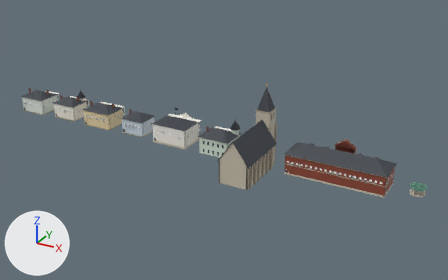
A saved change to the glTF model public/models/buildings/kamome.glb.
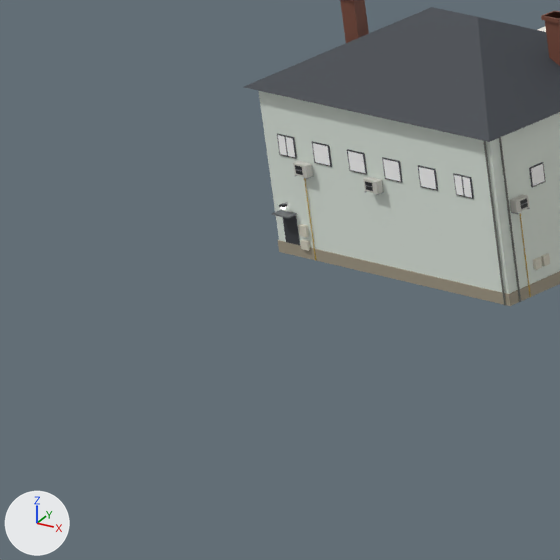
The first picture shows the older version from a camera (50 mm lens) standing at (262.0, -250.0, 128.0) and looking at (131.0, -11.0, 9.0). The close-ups show the older and then the newer version on the part from 0% to 11% of the width and 32% to 49% of the height of that picture. Only the edits that show in the close-ups are written down. The axes (+X, +Y, +Z) are drawn at lower left. The lights are the same throughout. Where no turn or scale is listed for an object, it has been applied to the vertices. Vertices at exactly the same position are counted once.

In view in the first close-up: 'kamome_ijin_a_body'.
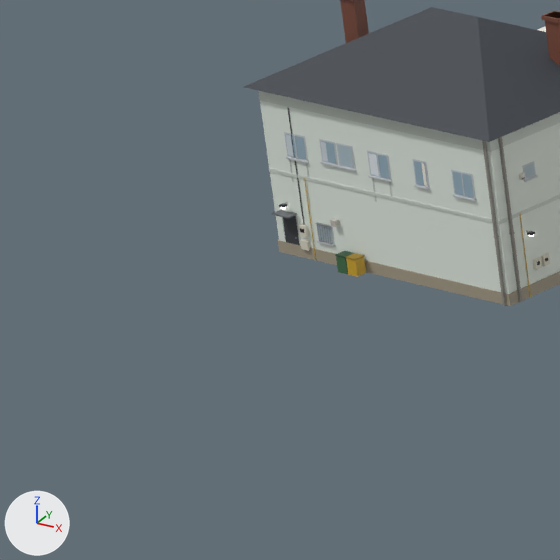
What changed in the scene script:
```text
Change me_kamome_ijin_a_body:
    used by ob_kamome_ijin_a_body; location = (7.5, 0.0, 0.0)
    remove me_kamome_ijin_a_body.from_pydata(...)  # 4030 vertices, 5978 faces; spans x -8.0..8.0, y -12.6..2.5, z -1.2..12.2
    add me_kamome_ijin_a_body.from_pydata(...)  # 4230 vertices, 6264 faces; spans x -8.0..8.0, y -12.7..2.5, z -1.2..12.2
    me_kamome_ijin_a_body part 1: a new loose piece, a box spanning x -0.7..0.7, y -12.12..-12.0, z 5.13..5.21, in mat_paint
    me_kamome_ijin_a_body part 2: a new loose piece, a box spanning x 2.3..3.14, y -12.03..-12.0, z 5.23..6.57, in mat_paint
    me_kamome_ijin_a_body part 3: a new loose piece, a box spanning x 4.77..6.11, y -12.03..-12.0, z 5.18..6.47, in mat_paint
    me_kamome_ijin_a_body part 4: a new loose piece, a box spanning x 4.74..6.14, y -12.12..-12.0, z 5.13..5.21, in mat_paint
    me_kamome_ijin_a_body part 5: the loose piece of 8 vertices spanning x -4.2..-3.3, y -12.1, z 5.3..6.2 is moved by (-0.5, 0.0, -4.2), in mat_paint
    me_kamome_ijin_a_body part 6: a new loose piece, a box spanning x -3.55..-3.2, y -12.25..-12.0, z 2.15..2.45, in mat_paint
    me_kamome_ijin_a_body part 7: a new loose piece, a box spanning x -3.0..-2.4, y -12.7..-12.12, z 0.0..0.85, in mat_paint
    me_kamome_ijin_a_body part 8: a new loose piece, a box spanning x -3.02..-2.38, y -12.72..-12.1, z 0.85..0.92, in mat_paint
    me_kamome_ijin_a_body part 9: a new loose piece, a box spanning x -2.32..-1.72, y -12.7..-12.12, z 0.0..0.85, in mat_paint
    me_kamome_ijin_a_body part 10: a new loose piece, a box spanning x -2.34..-1.7, y -12.72..-12.1, z 0.85..0.92, in mat_paint
    me_kamome_ijin_a_body part 11: a new loose piece, a box spanning x -5.64..-5.6, y -12.04..-12.0, z 1.75..7.8, in mat_paint
    me_kamome_ijin_a_body part 12: 36 loose pieces with 288 vertices, spanning x -7.9..7.9, y -12.4..-1.8, z 4.4..6.8, are deleted
    me_kamome_ijin_a_body part 13: 97 vertices moved from x -7.6..7.6, y -12.4..-3.4, z 0.0..6.3 to x -7.5..7.7, y -12.1..-3.4, z 1.1..8.6; 97 vertices removed from x -7.9..7.6, y -12.4..-3.4, z 0.0..8.6; 353 vertices added at x -8.0..8.0, y -12.2..-1.1, z 0.0..8.6
    me_kamome_ijin_a_body part 14: 112 kept faces spanning x -6.1..7.7, y -12.1..-11.3, z 0.0..8.6 get new vertex colours; the middle colour goes from grey #8d9094 to light grey #c4c8cb
    other edits to the shape of me_kamome_ijin_a_body do not show in these pictures
```

Changed parts and their boxes [x1, y1, x2, y2] in the close-ups (560 x 560 px; the box of a moved part takes in the faces that stretch with it):
part 1 of me_kamome_ijin_a_body, added
    after: [369, 175, 392, 182]
part 2 of me_kamome_ijin_a_body, added
    after: [413, 159, 429, 188]
part 3 of me_kamome_ijin_a_body, added
    after: [451, 170, 476, 199]
part 4 of me_kamome_ijin_a_body, added
    after: [453, 194, 476, 201]
part 5 of me_kamome_ijin_a_body, moved or reshaped
    before: [313, 143, 330, 165]
    after: [316, 223, 335, 244]
part 6 of me_kamome_ijin_a_body, added
    after: [330, 219, 340, 227]
part 7 of me_kamome_ijin_a_body, added
    after: [336, 256, 348, 274]
part 8 of me_kamome_ijin_a_body, added
    after: [335, 251, 353, 258]
part 9 of me_kamome_ijin_a_body, added
    after: [346, 257, 366, 277]
part 10 of me_kamome_ijin_a_body, added
    after: [345, 253, 365, 261]
part 11 of me_kamome_ijin_a_body, added
    after: [288, 108, 305, 225]
part 12 of me_kamome_ijin_a_body, deleted
    before: [278, 135, 530, 214]
part 13 of me_kamome_ijin_a_body, built on
    before: [277, 133, 546, 306]
    after: [258, 91, 560, 306]
part 14 of me_kamome_ijin_a_body, recoloured
    before: [294, 141, 438, 195]
    after: [284, 132, 391, 182]
